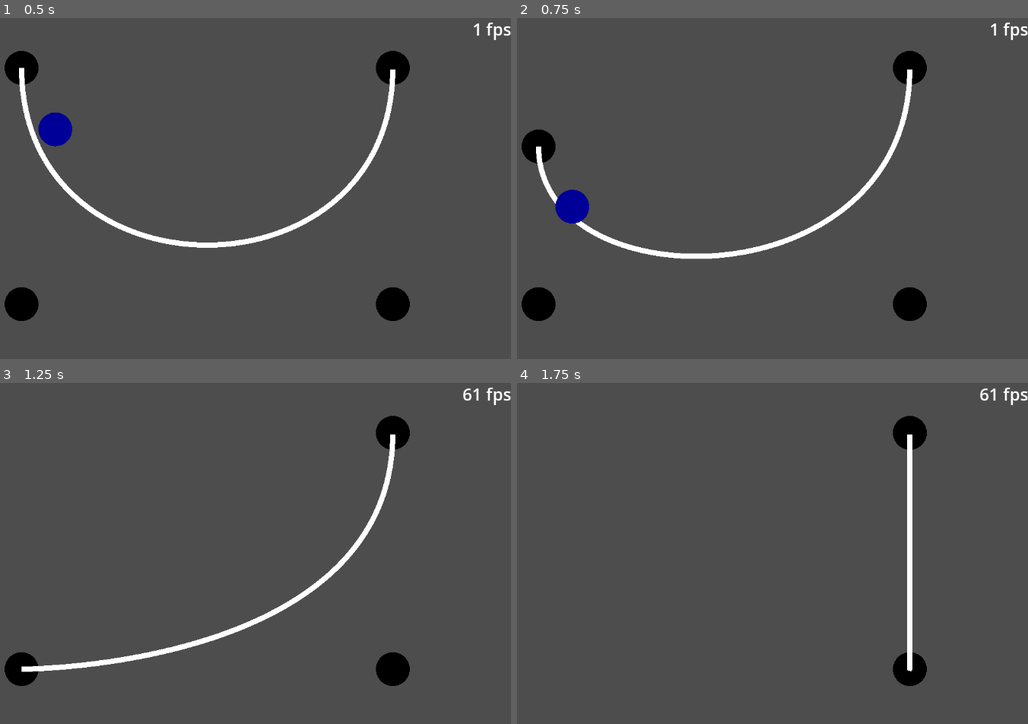
Above: before the commit, frames 1-4 (two rows, left to right).
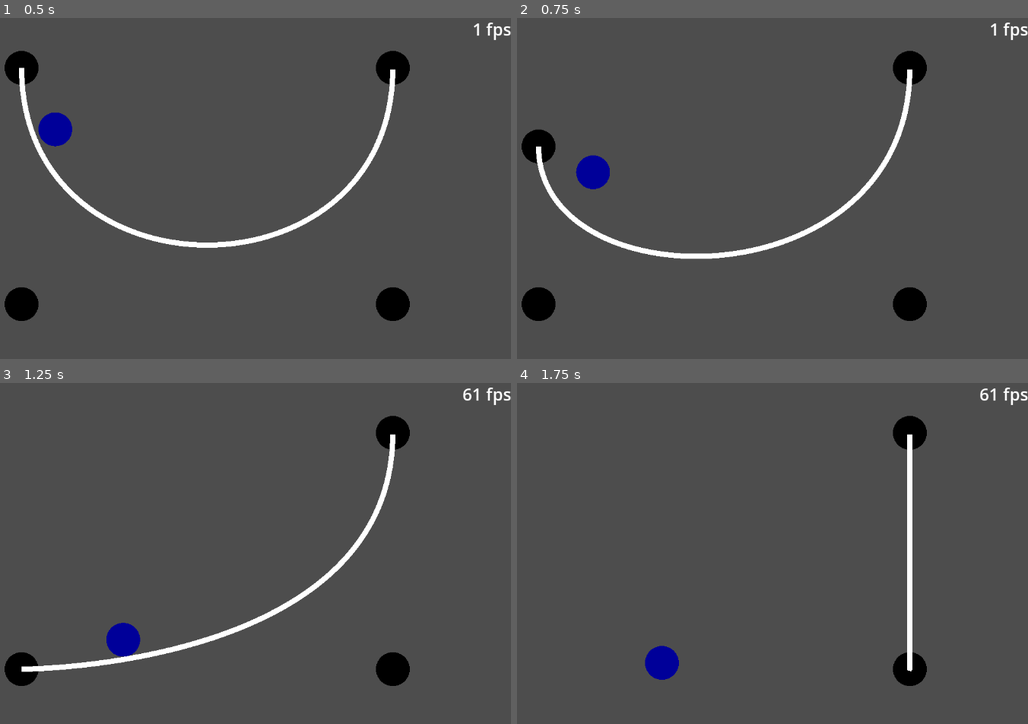
Above: after the commit, the same moments.

Repository: alideno/Godot-Cubic-Bezier-Curve-Generator
Game: Godot game, scene res://testing_ground.tscn
The game is run twice, just before and just after one commit, with the same random seed, the same clock (stepped at 60 frames per second) and the same inputs. The engine's default icon, where the game draws it, is replaced by a stand-in: a white triangle on a blue panel in a dark square.
Inputs (mouse positions are in pixels of both pictures, inside the frame that each line leads up to):
- Up to frame 1 (0.5 s): no input
- Up to frame 2 (0.75 s): drag from (537, 69) to (537, 304) at 0.52 s
- Up to frame 3 (1.25 s): no input
- Up to frame 4 (1.75 s): drag from (537, 669) to (910, 669) at 1.27 s

Frame 1 is identical in both runs. In frame 2, 1.0% of the frame differs, in the area x 7-19%, y 40-61%; in frame 3, 0.5%; in frame 4, 0.5%.

Commit message:
second curve gif

Diff:
--- a/project.godot
+++ b/project.godot
@@ -13,9 +13,5 @@
 config/name="Curves"
 run/main_scene="uid://bpecy6cebb3tm"
 config/features=PackedStringArray("4.6")
+boot_splash/show_image=false
 config/icon="res://icon.svg"
-
-[rendering]
-
-anti_aliasing/quality/msaa_2d=1
-anti_aliasing/quality/msaa_3d=1
--- a/testing_ground.tscn
+++ b/testing_ground.tscn
@@ -44,7 +44,6 @@
 control_point3 = NodePath("../ControlKnob3/P3")
 control_point4 = NodePath("../ControlKnob4/P4")
 width = 10.0
-collision = false
 
 [node name="Label" type="Label" parent="." unique_id=1735841466]
 offset_left = 875.0
Not shown, added: curve2.gif
